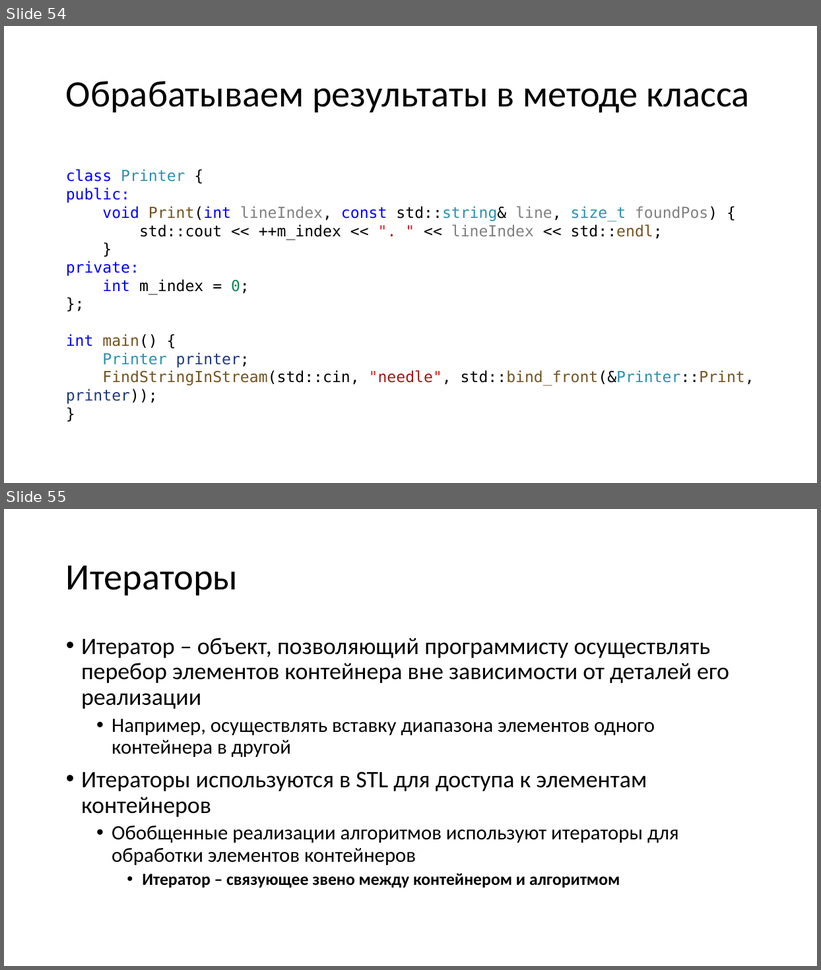
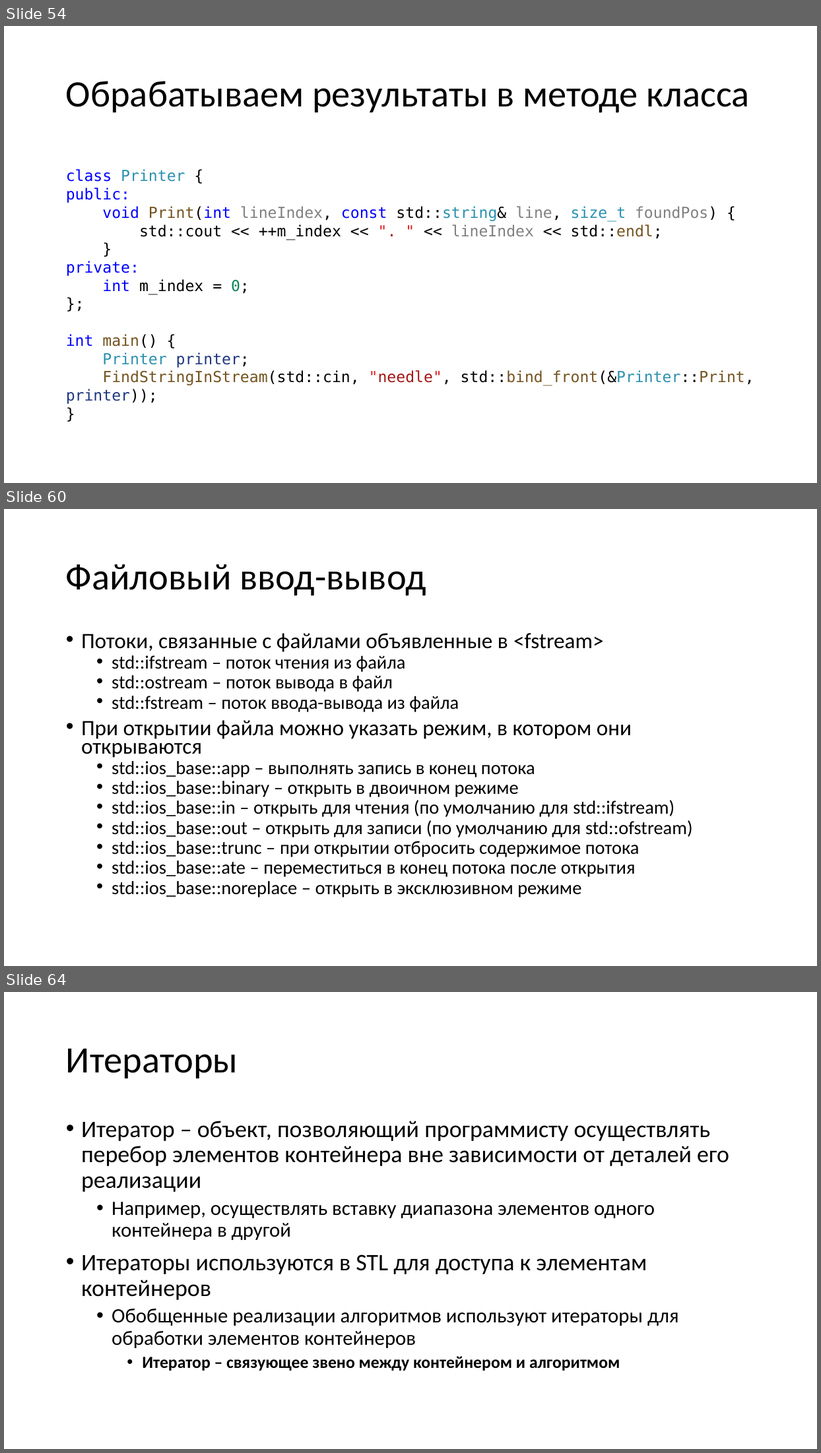
Before and after one commit to alexey-malov/oop, a slide deck: lectures/01/Стандартная библиотека.pptx. Shown one above the other, each under a label of ours: slides 54 and 55 before the commit, slides 54, 60 and 64 after it; the slides between them are not shown. The pictures are 821x970 and 821x1453 pixels, drawn with LibreOffice and Linux fonts; fonts in the diff are those of the drawing. Boxes give left, top, right and bottom in pixels: in the first picture for what was removed or moved away, otherwise in the second. Text is boxed around its words. In the diff, an @@ line names an element or a change of style, - is before the commit and + after.

```diff
--- a/lectures/01/Стандартная библиотека.pptx
+++ b/lectures/01/Стандартная библиотека.pptx
@@ slide 60 added at (x1=4, y1=509, x2=817, y2=966), background #FFFFFF @@
@@ title added at (x1=66, y1=564, x2=426, y2=596), 44 pt, text #000000 @@
+Файловый ввод-вывод
@@ text added at (x1=81, y1=633, x2=693, y2=898), 22.2 pt, text #000000 @@
+• Потоки, связанные с файлами объявленные в <fstream>
+  • std::ifstream – поток чтения из файла
+  • std::ostream – поток вывода в файл
+  • std::fstream – поток ввода-вывода из файла
+• При открытии файла можно указать режим, в котором они открываются
+  • std::ios_base::app – выполнять запись в конец потока
+  • std::ios_base::binary – открыть в двоичном режиме
+  • std::ios_base::in – открыть для чтения (по умолчанию для std::ifstream)
+  • std::ios_base::out – открыть для записи (по умолчанию для std::ofstream)
+  • std::ios_base::trunc – при открытии отбросить содержимое потока
+  • std::ios_base::ate – переместиться в конец потока после открытия
+  • std::ios_base::noreplace – открыть в эксклюзивном режиме
@@ what was slide 55 is now slide 64 @@
```
Also in this commit, not shown: 1 slide changed, 13 other slides added, 12 other files.
